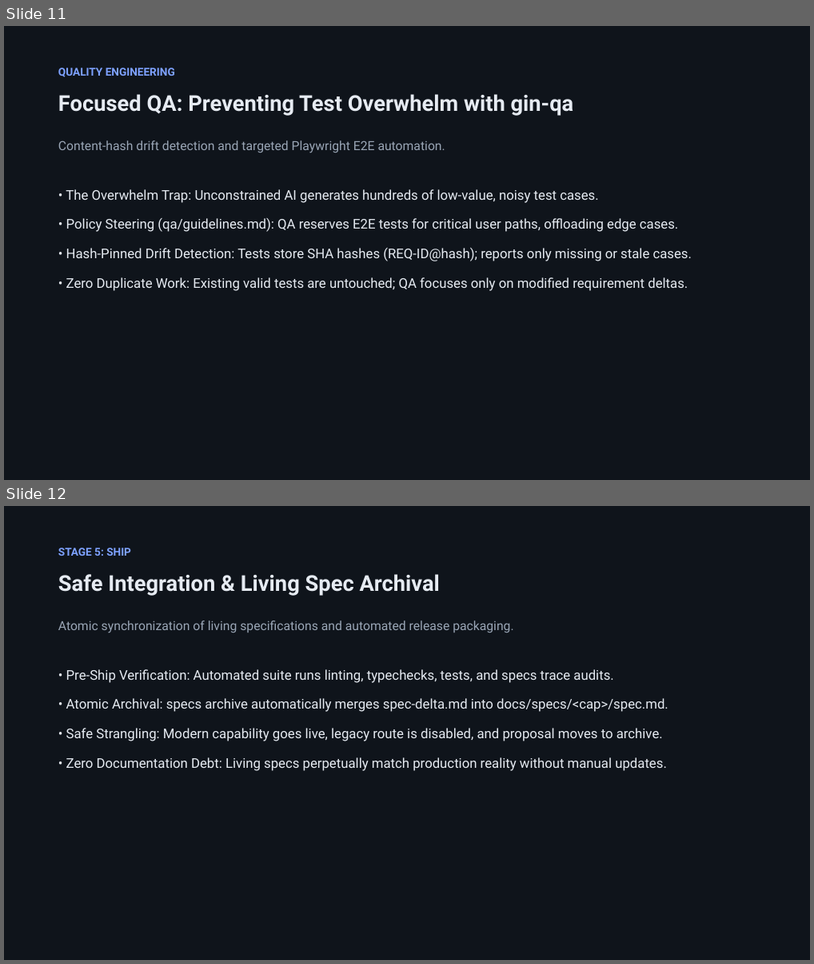
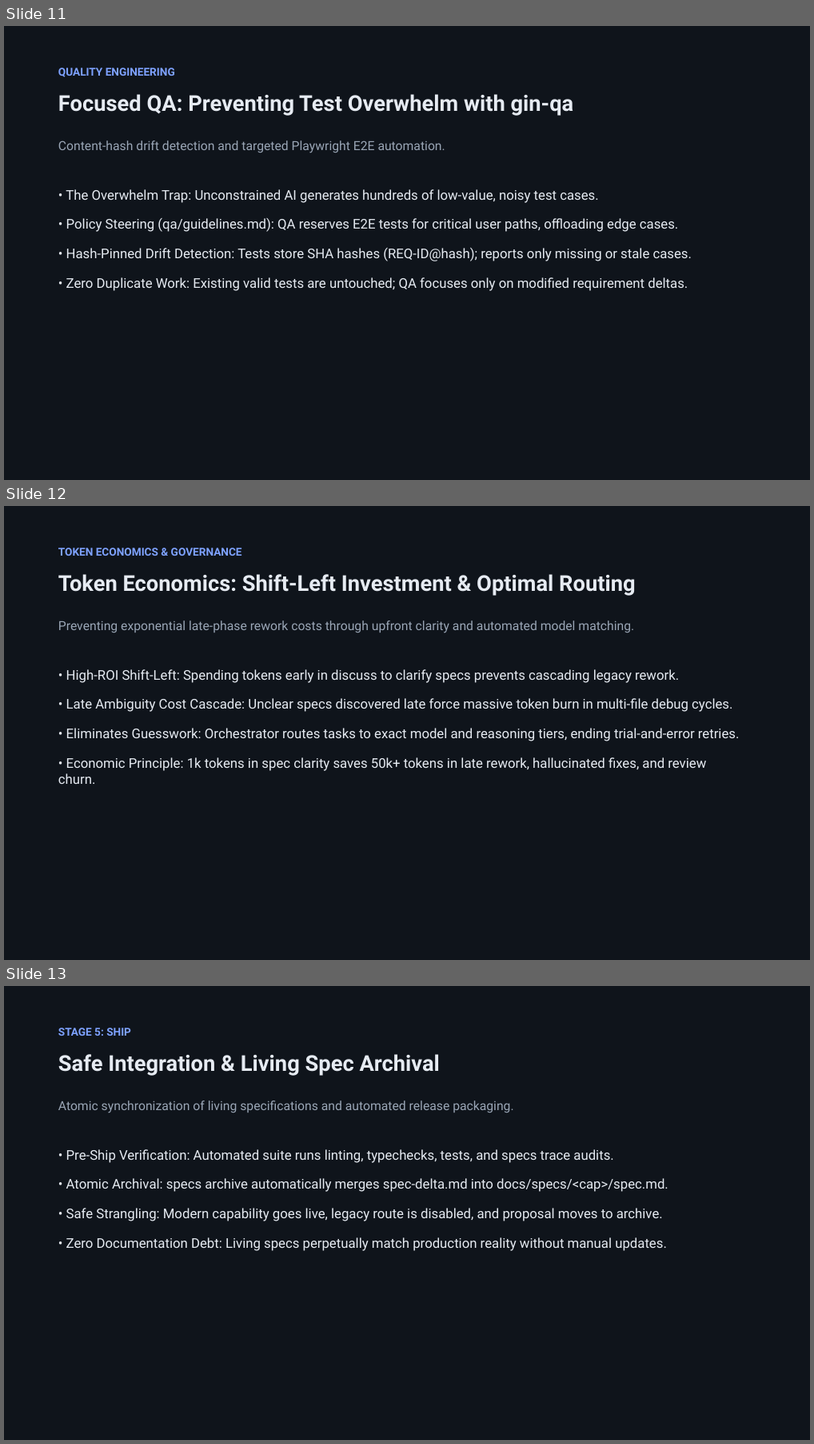
Before and after one commit to giangdhwhtbr/gin-workflow, a slide deck: docs/presentations/brownfield-modernization.pptx. Shown one above the other, each under a label of ours: slides 11 and 12 before the commit, slides 11, 12 and 13 after it. The pictures are 814x964 and 814x1444 pixels, drawn with LibreOffice and Linux fonts; fonts in the diff are those of the drawing. Boxes give left, top, right and bottom in pixels: in the first picture for what was removed or moved away, otherwise in the second. Text is boxed around its words. In the diff, an @@ line names an element or a change of style, - is before the commit and + after.

```diff
--- a/docs/presentations/brownfield-modernization.pptx
+++ b/docs/presentations/brownfield-modernization.pptx
@@ slide 12 added at <box>4,506,810,960</box>, background #FFFFFF @@
@@ rectangle added at <box>4,506,810,960</box>, fill #0F141B @@
@@ text added at <box>58,548,242,556</box>, 13 pt, text #7EA2FF, bold @@
+TOKEN ECONOMICS & GOVERNANCE
@@ text added at <box>58,574,635,596</box>, 26 pt, text #E6EBF2, bold @@
+Token Economics: Shift-Left Investment & Optimal Routing
@@ text added at <box>58,620,634,633</box>, 15 pt, text #9AA6B6 @@
+Preventing exponential late-phase rework costs through upfront clarity and automated model matching.
@@ text added at <box>58,669,740,784</box>, 16 pt, text #E6EBF2 @@
+• High-ROI Shift-Left: Spending tokens early in discuss to clarify specs prevents cascading legacy rework.
+• Late Ambiguity Cost Cascade: Unclear specs discovered late force massive token burn in multi-file debug cycles.
+• Eliminates Guesswork: Orchestrator routes tasks to exact model and reasoning tiers, ending trial-and-error retries.
+• Economic Principle: 1k tokens in spec clarity saves 50k+ tokens in late rework, hallucinated fixes, and review churn.
@@ what was slide 12 is now slide 13 @@
```
Also in this commit, not shown: 1 slide changed, 1 other file.
